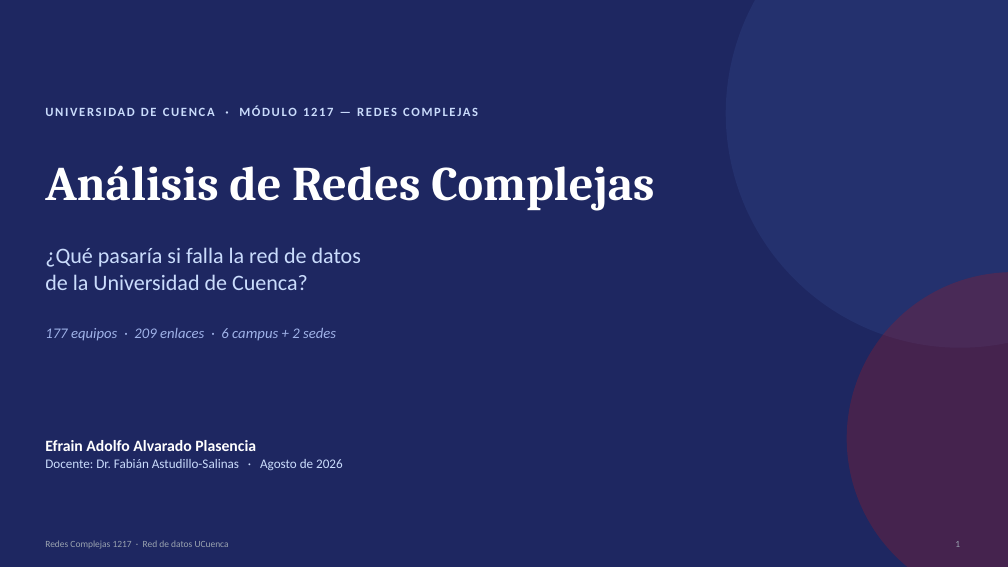
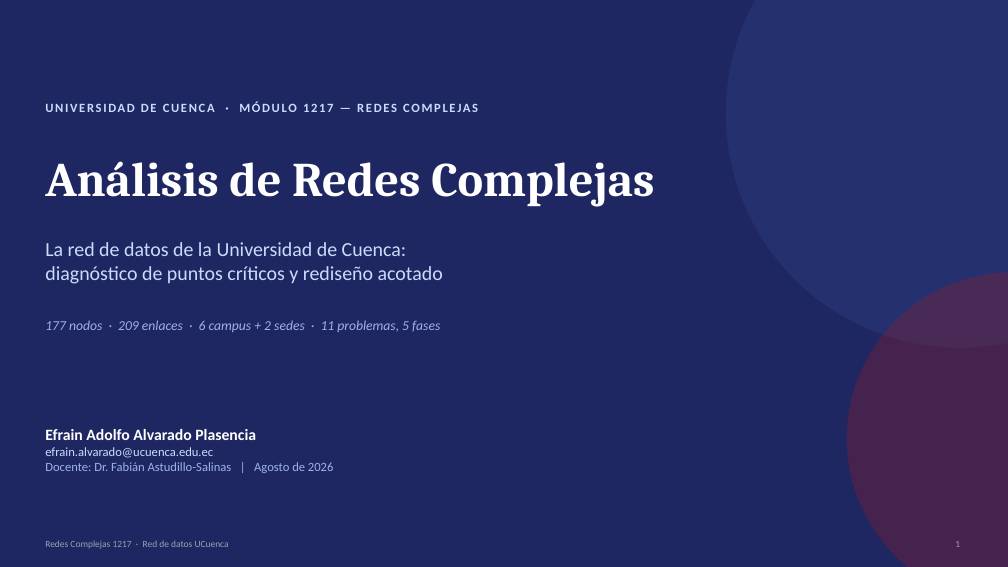
Before and after one commit to chino111160/redes-complejas-ucuenca, a slide deck: slide 1 of diapositivas/Presentacion_Redes_Complejas_RedUCuenca.pptx. Drawn at 1008x567 pixels with LibreOffice and Linux fonts; fonts in the diff are those of the drawing. Boxes give left, top, right and bottom in pixels: in the first picture for what was removed or moved away, otherwise in the second. Text is boxed around its words. In the diff, an @@ line names an element or a change of style, - is before the commit and + after.

```diff
--- a/diapositivas/Presentacion_Redes_Complejas_RedUCuenca.pptx
+++ b/diapositivas/Presentacion_Redes_Complejas_RedUCuenca.pptx
@@ text "UNIVERSIDAD DE CUENCA · MÓDULO ...": place and size @@
-text "UNIVERSIDAD DE CUENCA · MÓDULO ..." at (45, 105, 478, 116)
+text "UNIVERSIDAD DE CUENCA · MÓDULO ..." at (45, 101, 478, 112)
@@ text "Análisis de Redes Complejas": place and size @@
-text "Análisis de Redes Complejas" at (45, 165, 654, 211)
+text "Análisis de Redes Complejas" at (45, 161, 654, 207)
@@ text at (45, 242, 443, 284): text changed; size 21 to 19 pt @@
-¿Qué pasaría si falla la red de datos
-de la Universidad de Cuenca?
+La red de datos de la Universidad de Cuenca:
+diagnóstico de puntos críticos y rediseño acotado
@@ text at (45, 320, 440, 332): text changed; size 14 to 13 pt @@
-177 equipos · 209 enlaces · 6 campus + 2 sedes
+177 nodos · 209 enlaces · 6 campus + 2 sedes · 11 problemas, 5 fases
@@ text "Efrain Adolfo Alvarado Plasencia": place and size @@
-text "Efrain Adolfo Alvarado Plasencia" at (45, 440, 343, 470)
+text "Efrain Adolfo Alvarado Plasencia" at (45, 429, 333, 473)
@@ text at (45, 447, 333, 473): text changed; size 12.5 to 12 pt; text colour #CADCFC to #9FB2E8 @@
-Docente: Dr. Fabián Astudillo-Salinas · Agosto de 2026
+efrain.alvarado@ucuenca.edu.ec
+Docente: Dr. Fabián Astudillo-Salinas | Agosto de 2026
```
Also in this commit, not shown: 2 other slides changed, 27 slides added, 12 slides removed.
